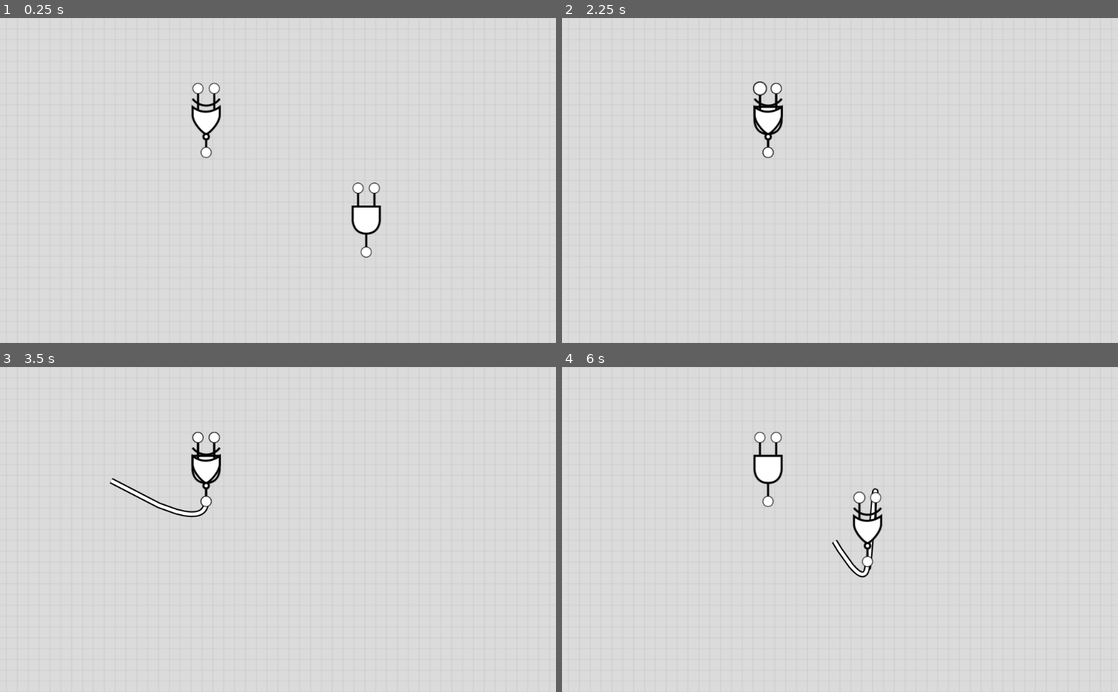
Above: before the commit, frames 1-4 (two rows, left to right).
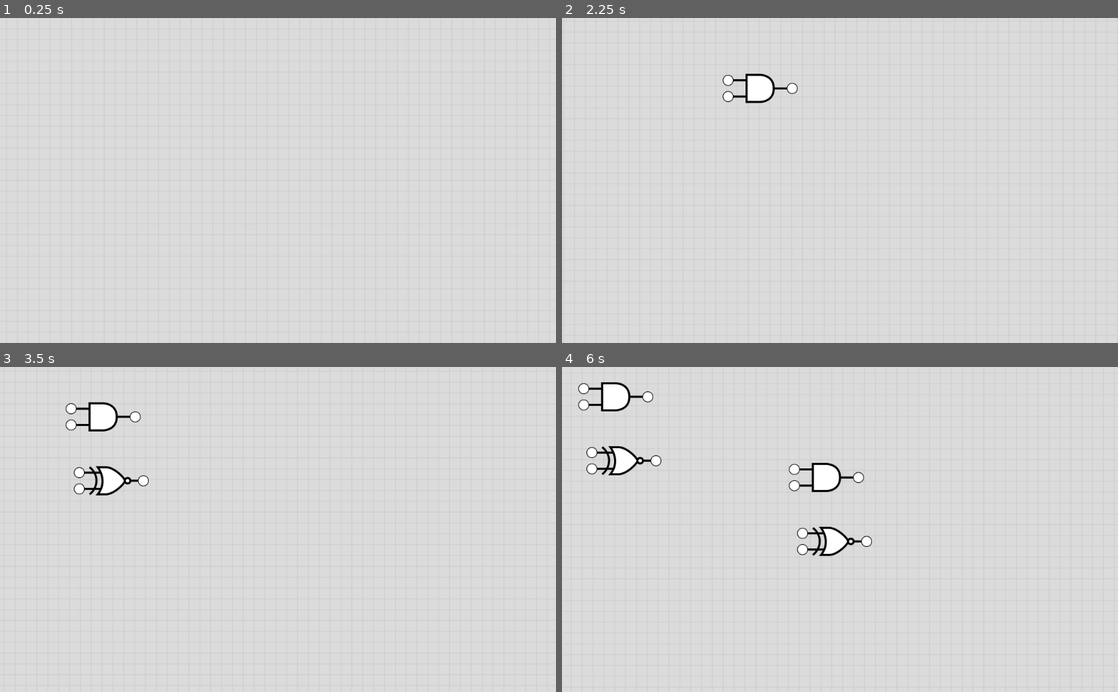
Above: after the commit, the same moments.

Repository: MitchDart/LogicBinGodot
Game: Godot game, scene res://scene/Main.tscn
The game is run twice, just before and just after one commit, with the same random seed, the same clock (stepped at 60 frames per second) and the same inputs.
Inputs (mouse positions are in pixels of both pictures, inside the frame that each line leads up to):
- Up to frame 1 (0.25 s): no input
- Up to frame 2 (2.25 s): tap Enter at 0.5, 2 s; drag from (928, 219) to (767, 122) at 0.52 s; tap Space at 1.25 s; drag from (778, 89) to (812, 245) at 1.27 s; move the mouse to (762, 89) at 2.02 s; tap 1 at 2.1 s; click (762, 89) at 2.17 s
- Up to frame 3 (3.5 s): tap 2 at 2.3 s; tap Space at 2.75 s; drag from (205, 500) to (111, 480) at 2.77 s
- Up to frame 4 (6 s): tap Enter at 3.5 s; drag from (767, 471) to (867, 529) at 3.52 s; tap Space at 4.25 s; drag from (873, 497) to (762, 438) at 4.27 s; move the mouse to (856, 497) at 5.02 s; tap 1 at 5.1 s; click (856, 497) at 5.17 s; tap 2 at 5.3 s; drag from (867, 562) to (767, 500) at 5.77 s

The runs differ from the first frame. In frame 1, 1.2% of the frame differs, in the area x 34-69%, y 19-74%; in frame 2, 1.2%; in frame 3, 2.2%; in frame 4, 3.9%, in the area x 2-58%, y 4-65%.

Commit message:
Refactor and cleanup

Diff:
--- a/project.godot
+++ b/project.godot
@@ -8,9 +8,26 @@
 
 config_version=4
 
-_global_script_classes=[  ]
+_global_script_classes=[ {
+"base": "MeshInstance2D",
+"class": "Component",
+"language": "GDScript",
+"path": "res://scripts/Component.gd"
+}, {
+"base": "Reference",
+"class": "Connection",
+"language": "GDScript",
+"path": "res://scripts/Connection.gd"
+}, {
+"base": "Node2D",
+"class": "Wire",
+"language": "GDScript",
+"path": "res://scripts/Wire.gd"
+} ]
 _global_script_class_icons={
-
+"Component": "",
+"Connection": "",
+"Wire": ""
 }
 
 [application]
--- a/scene/AndGate.tscn
+++ b/scene/AndGate.tscn
@@ -1,19 +1,13 @@
-[gd_scene load_steps=9 format=2]
+[gd_scene load_steps=6 format=2]
 
 [ext_resource path="res://scripts/Component.gd" type="Script" id=1]
 [ext_resource path="res://images/gates/and.svg" type="Texture" id=2]
-[ext_resource path="res://images/io.svg" type="Texture" id=3]
-[ext_resource path="res://scripts/IO.gd" type="Script" id=4]
+[ext_resource path="res://scene/IO.tscn" type="PackedScene" id=5]
 
 [sub_resource type="QuadMesh" id=1]
 
 [sub_resource type="RectangleShape2D" id=2]
 extents = Vector2( 0.266845, 0.268651 )
-
-[sub_resource type="QuadMesh" id=3]
-
-[sub_resource type="CircleShape2D" id=4]
-radius = 0.099718
 
 [node name="AndGate" type="MeshInstance2D"]
 scale = Vector2( 100, 100 )
@@ -26,63 +20,21 @@
 [node name="CollisionShape2D" type="CollisionShape2D" parent="Area2D"]
 shape = SubResource( 2 )
 
-[node name="InB" type="Node2D" parent="."]
+[node name="InB" parent="." instance=ExtResource( 5 )]
 position = Vector2( 0.15, -0.59 )
-
-[node name="Mesh" type="MeshInstance2D" parent="InB"]
-mesh = SubResource( 3 )
-texture = ExtResource( 3 )
-script = ExtResource( 4 )
 index = 1
 
-[node name="Tween" type="Tween" parent="InB/Mesh"]
-
-[node name="Area2D" type="Area2D" parent="InB"]
-
-[node name="CollisionShape2D" type="CollisionShape2D" parent="InB/Area2D"]
-shape = SubResource( 4 )
-
-[node name="InA" type="Node2D" parent="."]
+[node name="InA" parent="." instance=ExtResource( 5 )]
 position = Vector2( -0.15, -0.59 )
 
-[node name="Mesh" type="MeshInstance2D" parent="InA"]
-mesh = SubResource( 3 )
-texture = ExtResource( 3 )
-script = ExtResource( 4 )
-
-[node name="Tween" type="Tween" parent="InA/Mesh"]
-
-[node name="Area2D" type="Area2D" parent="InA"]
-
-[node name="CollisionShape2D" type="CollisionShape2D" parent="InA/Area2D"]
-shape = SubResource( 4 )
-
-[node name="OutA" type="Node2D" parent="."]
+[node name="OutA" parent="." instance=ExtResource( 5 )]
 position = Vector2( 0, 0.59 )
-
-[node name="Mesh" type="MeshInstance2D" parent="OutA"]
-mesh = SubResource( 3 )
-texture = ExtResource( 3 )
-script = ExtResource( 4 )
 is_output = true
-
-[node name="Tween" type="Tween" parent="OutA/Mesh"]
-
-[node name="Area2D" type="Area2D" parent="OutA"]
-
-[node name="CollisionShape2D" type="CollisionShape2D" parent="OutA/Area2D"]
-shape = SubResource( 4 )
 [connection signal="mouse_entered" from="Area2D" to="." method="_on_Area2D_mouse_entered"]
 [connection signal="mouse_exited" from="Area2D" to="." method="_on_Area2D_mouse_exited"]
-[connection signal="on_click" from="InB/Mesh" to="." method="_on_io_click"]
-[connection signal="on_hover" from="InB/Mesh" to="." method="_on_io_hover"]
-[connection signal="mouse_entered" from="InB/Area2D" to="InB/Mesh" method="_on_Area2D_mouse_entered"]
-[connection signal="mouse_exited" from="InB/Area2D" to="InB/Mesh" method="_on_Area2D_mouse_exited"]
-[connection signal="on_click" from="InA/Mesh" to="." method="_on_io_click"]
-[connection signal="on_hover" from="InA/Mesh" to="." method="_on_io_hover"]
-[connection signal="mouse_entered" from="InA/Area2D" to="InA/Mesh" method="_on_Area2D_mouse_entered"]
-[connection signal="mouse_exited" from="InA/Area2D" to="InA/Mesh" method="_on_Area2D_mouse_exited"]
-[connection signal="on_click" from="OutA/Mesh" to="." method="_on_io_click"]
-[connection signal="on_hover" from="OutA/Mesh" to="." method="_on_io_hover"]
-[connection signal="mouse_entered" from="OutA/Area2D" to="OutA/Mesh" method="_on_Area2D_mouse_entered"]
-[connection signal="mouse_exited" from="OutA/Area2D" to="OutA/Mesh" method="_on_Area2D_mouse_exited"]
+[connection signal="on_click" from="InB" to="." method="_on_io_click"]
+[connection signal="on_hover" from="InB" to="." method="_on_io_hover"]
+[connection signal="on_click" from="InA" to="." method="_on_io_click"]
+[connection signal="on_hover" from="InA" to="." method="_on_io_hover"]
+[connection signal="on_click" from="OutA" to="." method="_on_io_click"]
+[connection signal="on_hover" from="OutA" to="." method="_on_io_hover"]
--- /dev/null
+++ b/scene/IO.tscn
@@ -0,0 +1,25 @@
+[gd_scene load_steps=5 format=2]
+
+[ext_resource path="res://scripts/IO.gd" type="Script" id=1]
+[ext_resource path="res://images/io.svg" type="Texture" id=2]
+
+[sub_resource type="QuadMesh" id=1]
+
+[sub_resource type="CircleShape2D" id=2]
+radius = 0.099718
+
+[node name="IO" type="Node2D"]
+script = ExtResource( 1 )
+
+[node name="Mesh" type="MeshInstance2D" parent="."]
+mesh = SubResource( 1 )
+texture = ExtResource( 2 )
+
+[node name="Tween" type="Tween" parent="Mesh"]
+
+[node name="Area2D" type="Area2D" parent="."]
+
+[node name="CollisionShape2D" type="CollisionShape2D" parent="Area2D"]
+shape = SubResource( 2 )
+[connection signal="mouse_entered" from="Area2D" to="." method="_on_Area2D_mouse_entered"]
+[connection signal="mouse_exited" from="Area2D" to="." method="_on_Area2D_mouse_exited"]
--- a/scene/Main.tscn
+++ b/scene/Main.tscn
@@ -1,11 +1,9 @@
-[gd_scene load_steps=9 format=2]
+[gd_scene load_steps=7 format=2]
 
-[ext_resource path="res://scene/AndGate.tscn" type="PackedScene" id=1]
 [ext_resource path="res://scripts/Main.gd" type="Script" id=2]
 [ext_resource path="res://shaders/Grid.shader" type="Shader" id=3]
 [ext_resource path="res://scripts/Grid.gd" type="Script" id=4]
 [ext_resource path="res://scripts/Camera2D.gd" type="Script" id=6]
-[ext_resource path="res://scene/XNorGate.tscn" type="PackedScene" id=7]
 
 [sub_resource type="ShaderMaterial" id=1]
 shader = ExtResource( 3 )
@@ -34,21 +32,3 @@
 z_as_relative = false
 mesh = SubResource( 2 )
 script = ExtResource( 4 )
-
-[node name="AndGate" parent="." instance=ExtResource( 1 )]
-position = Vector2( 162.53, 73.0754 )
-z_index = 5
-z_as_relative = false
-
-[node name="XNorGate" parent="." instance=ExtResource( 7 )]
-position = Vector2( -132.292, -110.873 )
-z_index = 5
-z_as_relative = false
-[connection signal="on_drag" from="AndGate" to="." method="_on_component_drag"]
-[connection signal="on_input_click" from="AndGate" to="." method="_on_component_input_click"]
-[connection signal="on_input_hover" from="AndGate" to="." method="_on_component_input_hover"]
-[connection signal="on_output_click" from="AndGate" to="." method="_on_component_output_click"]
-[connection signal="on_drag" from="XNorGate" to="." method="_on_component_drag"]
-[connection signal="on_input_click" from="XNorGate" to="." method="_on_component_input_click"]
-[connection signal="on_input_hover" from="XNorGate" to="." method="_on_component_input_hover"]
-[connection signal="on_output_click" from="XNorGate" to="." method="_on_component_output_click"]
--- a/scene/XNorGate.tscn
+++ b/scene/XNorGate.tscn
@@ -1,19 +1,13 @@
-[gd_scene load_steps=9 format=2]
+[gd_scene load_steps=6 format=2]
 
 [ext_resource path="res://scripts/Component.gd" type="Script" id=1]
 [ext_resource path="res://images/gates/xnor.svg" type="Texture" id=2]
-[ext_resource path="res://images/io.svg" type="Texture" id=3]
-[ext_resource path="res://scripts/IO.gd" type="Script" id=4]
+[ext_resource path="res://scene/IO.tscn" type="PackedScene" id=3]
 
 [sub_resource type="QuadMesh" id=1]
 
 [sub_resource type="RectangleShape2D" id=2]
 extents = Vector2( 0.266845, 0.268651 )
-
-[sub_resource type="QuadMesh" id=3]
-
-[sub_resource type="CircleShape2D" id=4]
-radius = 0.099718
 
 [node name="XNorGate" type="MeshInstance2D"]
 scale = Vector2( 100, 100 )
@@ -26,63 +20,21 @@
 [node name="CollisionShape2D" type="CollisionShape2D" parent="Area2D"]
 shape = SubResource( 2 )
 
-[node name="InB" type="Node2D" parent="."]
+[node name="InA" parent="." instance=ExtResource( 3 )]
+position = Vector2( -0.15, -0.59 )
+
+[node name="InB" parent="." instance=ExtResource( 3 )]
 position = Vector2( 0.15, -0.59 )
-
-[node name="Mesh" type="MeshInstance2D" parent="InB"]
-mesh = SubResource( 3 )
-texture = ExtResource( 3 )
-script = ExtResource( 4 )
 index = 1
 
-[node name="Tween" type="Tween" parent="InB/Mesh"]
-
-[node name="Area2D" type="Area2D" parent="InB"]
-
-[node name="CollisionShape2D" type="CollisionShape2D" parent="InB/Area2D"]
-shape = SubResource( 4 )
-
-[node name="InA" type="Node2D" parent="."]
-position = Vector2( -0.15, -0.59 )
-
-[node name="Mesh" type="MeshInstance2D" parent="InA"]
-mesh = SubResource( 3 )
-texture = ExtResource( 3 )
-script = ExtResource( 4 )
-
-[node name="Tween" type="Tween" parent="InA/Mesh"]
-
-[node name="Area2D" type="Area2D" parent="InA"]
-
-[node name="CollisionShape2D" type="CollisionShape2D" parent="InA/Area2D"]
-shape = SubResource( 4 )
-
-[node name="OutA" type="Node2D" parent="."]
+[node name="OutA" parent="." instance=ExtResource( 3 )]
 position = Vector2( 0, 0.59 )
-
-[node name="Mesh" type="MeshInstance2D" parent="OutA"]
-mesh = SubResource( 3 )
-texture = ExtResource( 3 )
-script = ExtResource( 4 )
 is_output = true
-
-[node name="Tween" type="Tween" parent="OutA/Mesh"]
-
-[node name="Area2D" type="Area2D" parent="OutA"]
-
-[node name="CollisionShape2D" type="CollisionShape2D" parent="OutA/Area2D"]
-shape = SubResource( 4 )
 [connection signal="mouse_entered" from="Area2D" to="." method="_on_Area2D_mouse_entered"]
 [connection signal="mouse_exited" from="Area2D" to="." method="_on_Area2D_mouse_exited"]
-[connection signal="on_click" from="InB/Mesh" to="." method="_on_io_click"]
-[connection signal="on_hover" from="InB/Mesh" to="." method="_on_io_hover"]
-[connection signal="mouse_entered" from="InB/Area2D" to="InB/Mesh" method="_on_Area2D_mouse_entered"]
-[connection signal="mouse_exited" from="InB/Area2D" to="InB/Mesh" method="_on_Area2D_mouse_exited"]
-[connection signal="on_click" from="InA/Mesh" to="." method="_on_io_click"]
-[connection signal="on_hover" from="InA/Mesh" to="." method="_on_io_hover"]
-[connection signal="mouse_entered" from="InA/Area2D" to="InA/Mesh" method="_on_Area2D_mouse_entered"]
-[connection signal="mouse_exited" from="InA/Area2D" to="InA/Mesh" method="_on_Area2D_mouse_exited"]
-[connection signal="on_click" from="OutA/Mesh" to="." method="_on_io_click"]
-[connection signal="on_hover" from="OutA/Mesh" to="." method="_on_io_hover"]
-[connection signal="mouse_entered" from="OutA/Area2D" to="OutA/Mesh" method="_on_Area2D_mouse_entered"]
-[connection signal="mouse_exited" from="OutA/Area2D" to="OutA/Mesh" method="_on_Area2D_mouse_exited"]
+[connection signal="on_click" from="InA" to="." method="_on_io_click"]
+[connection signal="on_hover" from="InA" to="." method="_on_io_hover"]
+[connection signal="on_click" from="InB" to="." method="_on_io_click"]
+[connection signal="on_hover" from="InB" to="." method="_on_io_hover"]
+[connection signal="on_click" from="OutA" to="." method="_on_io_click"]
+[connection signal="on_hover" from="OutA" to="." method="_on_io_hover"]
--- a/scripts/Camera2D.gd
+++ b/scripts/Camera2D.gd
@@ -1,12 +1,5 @@
 extends Camera2D
 
-
-# Declare member variables here. Examples:
-# var a = 2
-# var b = "text"
-
-
-# Called when the node enters the scene tree for the first time.
 func _ready():
 	get_tree().get_root().connect("size_changed", self, "window_resize")
 	window_resize()
@@ -37,8 +30,3 @@
 	elif event is InputEventMouseButton && event.button_index == BUTTON_WHEEL_UP:
 		get_tree().set_input_as_handled();
 		zoom -= Vector2(_zoomSensitivity*zoom[0], _zoomSensitivity*zoom[0])
-
-
-# Called every frame. 'delta' is the elapsed time since the previous frame.
-#func _process(delta):
-#	pass
--- a/scripts/Component.gd
+++ b/scripts/Component.gd
@@ -1,4 +1,6 @@
 extends MeshInstance2D
+
+class_name Component
 
 signal on_drag(component)
 signal on_output_click(component,index)
@@ -6,9 +8,7 @@
 signal on_output_hover(component,index, out)
 signal on_input_hover(component,index, out)
 
-# Declare member variables here. Examples:
-# var a = 2
-# var b = "text"
+export var enabled = false;
 
 var mouse_body_hover = false;
 var mouse_dragging = false;
@@ -27,14 +27,13 @@
 func get_output_position(index):
 	return outputs[index].get_global_position()
 
-
 func _process(delta):
 	if mouse_dragging:
 		position = get_global_mouse_position() + mouse_dragging_local_position
 		emit_signal("on_drag", self)
 
 func _input(event):
-	if event is InputEventMouseButton:
+	if enabled && event is InputEventMouseButton:
 		if event.button_index == BUTTON_LEFT:
 			if mouse_body_hover && event.is_pressed():
 				mouse_dragging_local_position = (position - get_global_mouse_position())
--- /dev/null
+++ b/scripts/Connection.gd
@@ -0,0 +1,44 @@
+const Wire = preload("res://scene/Wire.tscn")
+const Component = preload("res://scripts/Component.gd")
+
+class_name Connection
+
+var wire : Wire
+var input_component : Component
+var output_component : Component
+var input_component_IO_index = 0
+var output_component_IO_index = 0
+var scene
+
+func _init(s):
+	scene = s
+	wire = Wire.instance()
+	wire.z_index = 0
+	scene.add_child(wire)
+
+func set_input(ic, ii):
+	input_component = ic
+	input_component_IO_index = ii
+
+func set_output(oc, oi):
+	output_component = oc
+	output_component_IO_index = oi
+
+func wire_from_output_to_mouse():
+	wire.start_point = output_component.get_output_position(0)
+	wire.end_point = scene.get_global_mouse_position()
+	wire.start_point_direction = output_component.rotation
+	wire.end_point_direction = output_component.rotation
+	wire.tension_start = 100
+	wire.tension_end = 0
+
+func wire_from_output_to_input():
+	wire.start_point = output_component.get_output_position(output_component_IO_index)
+	wire.start_point_direction = output_component.rotation
+	wire.tension_start = 100
+	wire.end_point = input_component.get_input_position(input_component_IO_index)
+	wire.end_point_direction = input_component.rotation + PI*2
+	wire.tension_end = 100
+
+func destroy():
+	scene.remove_child(wire)
--- a/scripts/IO.gd
+++ b/scripts/IO.gd
@@ -1,12 +1,20 @@
-extends MeshInstance2D
+extends Node2D
 
 signal on_click(io)
 signal on_hover(io)
 
 export var is_output = false
 export var index = 0
+export var enabled = true setget set_enabled
 
 var mouse_hover = false
+
+func set_enabled(value):
+	if enabled != value:
+		enabled = value
+		get_node("Area2D").input_pickable = enabled
+		if !enabled:
+			_on_Area2D_mouse_exited()
 
 # Called when the node enters the scene tree for the first time.
 func _ready():
@@ -18,26 +26,17 @@
 		get_tree().set_input_as_handled()
 
 func _on_Area2D_mouse_entered():
-	var tween = get_node("Tween")
-	if(tween.is_active()):
-		tween.set_active(false)
-		scale = Vector2(1.3,1.3)
-	else:
-		tween.reset_all()
-		tween.interpolate_property(self , "scale", Vector2(1.0,1.0), Vector2(1.3,1.3), 0.5, Tween.TRANS_BOUNCE, Tween.EASE_OUT)
-		tween.start()
+	var tween = get_node("Mesh/Tween")
+	tween.interpolate_property(get_node("Mesh") , "scale", Vector2(1.0,1.0), Vector2(1.3,1.3), 0.5, Tween.TRANS_BOUNCE, Tween.EASE_OUT)
+	tween.start()
 	mouse_hover = true
 	emit_signal("on_hover", self, false)
 
 
 func _on_Area2D_mouse_exited():
-	var tween = get_node("Tween")
-	if(tween.is_active()):
-		tween.set_active(false)
-		scale = Vector2(1.0,1.0)
-	else:
-		tween.reset_all()
-		tween.interpolate_property(self , "scale", Vector2(1.3,1.3), Vector2(1.0,1.0), 0.3, Tween.TRANS_LINEAR, Tween.EASE_OUT)
-		tween.start()
-	mouse_hover = false
-	emit_signal("on_hover", self, true)
+	if mouse_hover:
+		var tween = get_node("Mesh/Tween")
+		tween.stop_all()
+		get_node("Mesh").scale = Vector2(1.0,1.0)
+		mouse_hover = false
+		emit_signal("on_hover", self, true)
--- a/scripts/Main.gd
+++ b/scripts/Main.gd
@@ -1,43 +1,154 @@
-tool
-
 extends Node2D
 
-const WIRE = preload("res://scene/Wire.tscn")
+#Gate scene declaration
+const ANDGATE = preload("res://scene/AndGate.tscn")
+const XNORGATE = preload("res://scene/XNorGate.tscn")
 
+#Class imports
+const Connection = preload("res://scripts/Connection.gd")
+
+#Current creating connection state
 var creating_connection = null
+
+#Current creating component state
+var creating_component = null
+
+#List of active current connections
 var connections = []
+
+#List of active components
+var components = []
+
+#--- Events ----
 
 # Called when the node enters the scene tree for the first time.
 func _ready():
 	pass
 
+# Called on any input from user
 func _input(event):
-	if creating_connection != null && event is InputEventMouseMotion && creating_connection.input_component == null:
-		set_creating_wire_to_mouse()
-	elif creating_connection != null && event is InputEventMouseButton && event.is_pressed():
-		remove_child(creating_connection.wire)
+	# if we are creating a component at the time handle accordingly
+	if creating_component != null:
+		on_input_while_creating_component(event)
+	# if we are creating a connection at the time handle accordingly
+	elif creating_connection != null:
+		on_input_while_creating_connection(event)
+	# Create gates
+	elif event is InputEventKey && event.scancode == KEY_1 && event.is_pressed():
+		spawn_and_gate()
+	elif event is InputEventKey && event.scancode == KEY_2 && event.is_pressed():
+		spawn_xnor_gate()
+
+
+# Called when any component is dragged around the scene
+func _on_component_drag(component):
+	# Find and connections for that component
+	var connections = search_for_connections(component)
+	# For each of the connections draw the wire between the two components
+	for connection in connections:
+		connection.wire_from_output_to_input()
+
+# Called when a component input is clicked
+func _on_component_input_click(component, index):
+	# If we are creating a connection then complete it
+	if creating_connection != null:
+		complete_new_connection(component, index)
+
+# Called when a component output is clicked
+func _on_component_output_click(component, index):
+	# If we are NOT creating a connection then start doing so
+	if creating_connection == null:
+		create_new_connection(component, index)
+
+# Called when we hover over an input
+func _on_component_input_hover(component, index, out):
+	# If we are busy creating a connection check set the input if we hover in else reset it if we hover out
+	if creating_connection != null:
+		if !out && !is_input_occupied(component,index):
+			creating_connection.set_input(component,index)
+			creating_connection.wire_from_output_to_input()
+		else:
+			creating_connection.set_input(null,0)
+
+# Called if a user inputs while creating a connection
+func on_input_while_creating_connection(event):
+	# If the user moves the mouse with no input connection then draw wire to mouse
+	if event is InputEventMouseMotion && creating_connection.input_component == null:
+		creating_connection.wire_from_output_to_mouse()
+	# If the user clicks on anything else destroy the connection
+	elif event is InputEventMouseButton && event.is_pressed():
+		creating_connection.destroy()
 		creating_connection = null
+		enable_only_ouputs()
 
-func _on_component_drag(component):
+#Called if a user inputs while creating a component
+func on_input_while_creating_component(event):
+	if event is InputEventMouseMotion:
+		creating_component.position = get_global_mouse_position()
+	elif event is InputEventMouseButton && event.is_pressed():
+		complete_new_component()
+
+#--- Connections ----
+
+# Creates a new connection and stores it globally
+func create_new_connection(component, index):
+	creating_connection = Connection.new(self)
+	creating_connection.set_output(component,index)
+	creating_connection.wire_from_output_to_mouse()
+	enable_only_unoccupied_inputs()
+
+# Completes the new connection and stores it in the connections array
+func complete_new_connection(component, index):
+	if is_input_occupied(component, index):
+		return
+	creating_connection.set_input(component,index)
+	creating_connection.wire_from_output_to_input()
+	connections.push_back(creating_connection)
+	creating_connection = null
+	enable_only_ouputs()
+
+# Searches for all connections associated with a component
+func search_for_connections(component):
+	var found_connections = []
 	for connection in connections:
 		if connection.input_component == component || connection.output_component == component:
-			connection.wire.start_point = connection.output_component.get_output_position(connection.output_component_IO_index)
-			connection.wire.start_point_direction = connection.output_component.rotation
-			connection.wire.tension_start = 70
+			found_connections.push_back(connection)
+	return found_connections
 
-			connection.wire.end_point = connection.input_component.get_input_position(connection.input_component_IO_index)
-			connection.wire.end_point_direction = connection.input_component.rotation + PI*2
-			connection.wire.tension_end = 70
+#--- Components ----
 
+# Setup component by connecting signals and dropping onto canvas
+func complete_new_component():
+	creating_component.connect("on_drag", self, "_on_component_drag")
+	creating_component.connect("on_input_click", self,"_on_component_input_click")
+	creating_component.connect("on_input_hover", self, "_on_component_input_hover")
+	creating_component.connect("on_output_click", self, "_on_component_output_click")
+	creating_component.enabled = true
+	components.push_back(creating_component)
+	creating_component = null
+	enable_only_ouputs()
 
-#Need to check if the input is not already occupied
-func _on_component_input_click(component, index):
-	if creating_connection != null:
-		if is_input_occupied(component, index):
-			return
-		connections.push_back(creating_connection)
-		creating_connection = null
+# Create new component and store it on creating component
+func create_new_component(component : Component):
+	component.z_index = 5
+	component.rotation_degrees = -90
+	component.position = get_global_mouse_position()
+	add_child(component)
+	creating_component = component
 
+# Create an AndGate
+func spawn_and_gate():
+	var andGate = ANDGATE.instance()
+	create_new_component(andGate)
+
+# Create an XNorGate
+func spawn_xnor_gate():
+	var xnorGate = XNORGATE.instance()
+	create_new_component(xnorGate)
+
+#--- Utilites ----
+
+# Return true if a component input index is occupied
 func is_input_occupied(component, index):
 	for connection in connections:
 		if connection.input_component == component:
@@ -45,39 +156,17 @@
 				return true
 	return false
 
-func _on_component_output_click(component, index):
-	if creating_connection == null:
-		var wire = WIRE.instance()
-		wire.z_index = 0
-		creating_connection = Connection.new()
-		creating_connection.wire = wire
-		creating_connection.output_component = component
-		creating_connection.output_component_IO_index = index
-		add_child(wire)
-		set_creating_wire_to_mouse()
+func enable_only_unoccupied_inputs():
+	for component in components:
+		for output in component.outputs:
+			output.enabled = false
+		for i in component.inputs.size():
+			if !is_input_occupied(component, i):
+				component.inputs[i].enabled = true
 
-func _on_component_input_hover(component, index, out):
-	if creating_connection != null:
-		if !out && !is_input_occupied(component,index):
-			creating_connection.input_component = component
-			creating_connection.input_component_IO_index = index
-			creating_connection.wire.end_point = creating_connection.input_component.get_input_position(index)
-			creating_connection.wire.end_point_direction = creating_connection.input_component.rotation + PI*2
-			creating_connection.wire.tension_end = 70
-		else:
-			creating_connection.input_component = null
-
-func set_creating_wire_to_mouse():
-		creating_connection.wire.start_point = creating_connection.output_component.get_output_position(0)
-		creating_connection.wire.end_point = get_global_mouse_position()
-		creating_connection.wire.start_point_direction = creating_connection.output_component.rotation
-		creating_connection.wire.end_point_direction = creating_connection.output_component.rotation
-		creating_connection.wire.tension_start = 70
-		creating_connection.wire.tension_end = 0
-
-class Connection:
-	var wire
-	var input_component
-	var output_component
-	var input_component_IO_index
-	var output_component_IO_index
+func enable_only_ouputs():
+	for component in components:
+		for input in component.inputs:
+			input.enabled = false
+		for output in component.outputs:
+			output.enabled = true
--- a/scripts/Wire.gd
+++ b/scripts/Wire.gd
@@ -1,6 +1,6 @@
-tool
+extends Node2D
 
-extends Node2D
+class_name Wire
 
 export var start_point = Vector2(0.0,0.0) setget set_startpoint
 export var end_point = Vector2(0.0,0.0) setget set_endpoint
